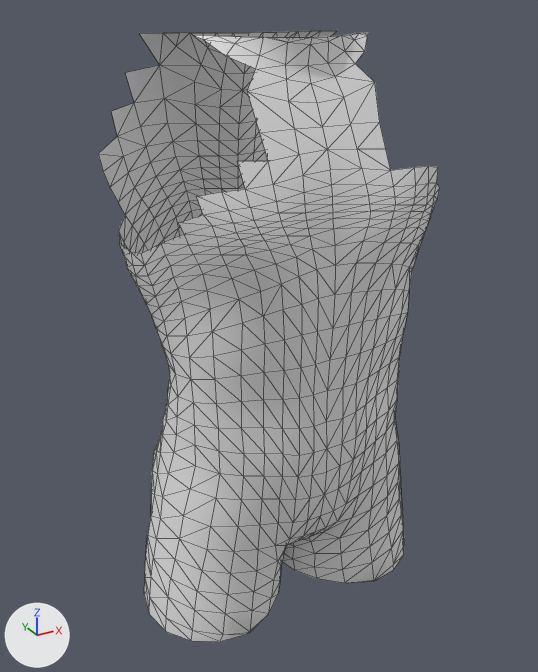
Before and after pictures for a commit that changed the glTF model public/models/doll/swim-racer-m.glb.
Rendered twice from a 50 mm camera at (-0.416, -0.757, 1.52) aimed at (-0.009, -0.019, 1.15). The axes (+X, +Y, +Z) are drawn at lower left. The lights are the same throughout. The older version comes first. Mesh edges are drawn as thin lines.

The older version as bpy lines, for what is in view:
```python
me_swim_racer = bpy.data.meshes.new('Swim_racer')
me_swim_racer.from_pydata(...)  # 1006 vertices, 1886 faces; spans x -0.194..0.194, y -0.154..0.105, z 0.802..1.496
me_swim_racer.materials.append(mat_cloth)  # white #e7e7e7
ob_swim_racer = bpy.data.objects.new('Swim_racer', me_swim_racer)
ob_swim_racer.location = (0.0, 0.0, 0.0)
```
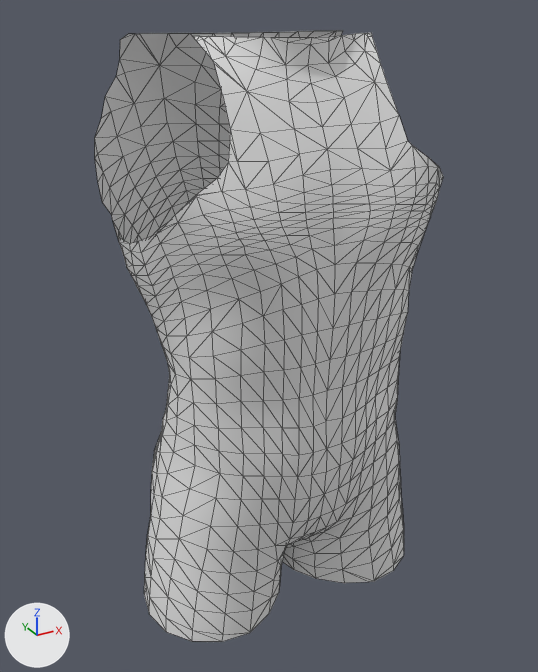
What differs and where, as boxes [x1, y1, x2, y2] in the pictures (538 x 672 px; the box of a moved part takes in the faces that stretch with it):
'Swim_racer', reshaped: before [98, 30, 440, 642]; after [95, 30, 443, 642]
part 1 of me_swim_racer, built on: before [110, 30, 368, 214]; after [95, 30, 443, 253]
part 2 of me_swim_racer, moved or reshaped: [144, 547, 404, 642] in both

Diff of the bpy script that builds the scene:
```diff
--- a/public/models/doll/swim-racer-m.glb.py
+++ b/public/models/doll/swim-racer-m.glb.py
@@ me_swim_racer @@
 # used by ob_swim_racer; location = (0.0, 0.0, 0.0)
-me_swim_racer.from_pydata(...)  # 1006 vertices, 1886 faces; spans x -0.194..0.194, y -0.154..0.105, z 0.802..1.496
+me_swim_racer.from_pydata(...)  # 1060 vertices, 1996 faces; spans x -0.194..0.194, y -0.154..0.105, z 0.803..1.496
+# me_swim_racer part 1
+# 20 vertices are removed from x -0.159..0.126, y -0.074..0.069, z 1.316..1.496
+# 39 faces are deleted
+# 10 vertices move from x -0.125..0.083, y -0.084..0.056, z 1.495..1.496 to x -0.125..0.093, y -0.083..0.056, z 1.495..1.496
+# 74 vertices are added at x -0.183..0.183, y -0.13..0.081, z 1.295..1.496
+# 149 new faces join them
+# me_swim_racer part 2
+# 9 vertices are removed from x -0.063..0.1, y -0.125..0.056, z 0.802..0.803
+# 24 faces are deleted
+# 5 vertices in x -0.188..0.188, y -0.054..0.001, z 0.803 move by (0.0, 0.001, 0.0)
+# 22 vertices move from x -0.187..0.187, y -0.125..0.064, z 0.802..0.804 to x -0.186..0.186, y -0.125..0.066, z 0.803..0.804
+# 9 vertices are added at x -0.06..0.095, y -0.125..0.055, z 0.803
+# 24 new faces join them
 me_swim_racer.materials.append(mat_cloth)
```
